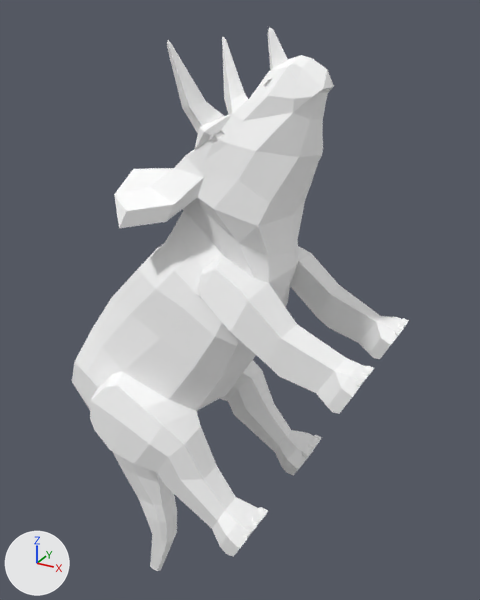
A saved change to the glTF model frontend/assets/models3d/packs/quaternius-fbx/triceratops.glb.
The view is the same before and after, from a 50 mm lens placed at (0.59, -1.64, 1.18), pointed at (-0.37, 0.11, 0.31). The lights are fixed; the arrows at lower left show +X, +Y and +Z. The picture after the commit comes second. Where no turn or scale is listed for an object, it has been applied to the vertices.

Objects in the first picture: 'Triceratops'.
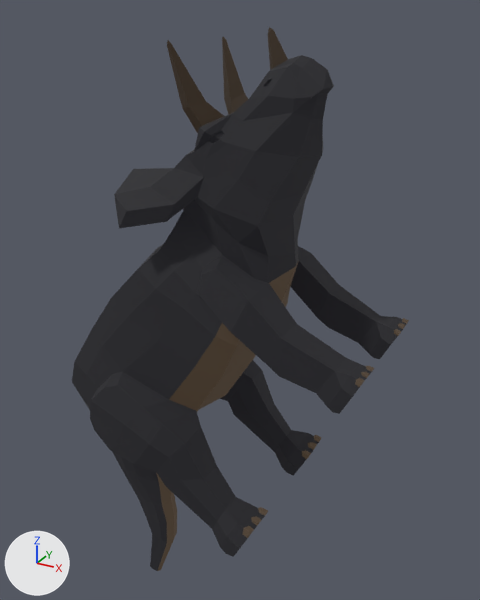
What differs and where, as boxes [x1, y1, x2, y2] in the pictures (480 x 600 px):
'Triceratops', recoloured, surface changed (white to black): [72, 27, 409, 571] in both

The change, as a diff of the scene's bpy script:
```diff
--- a/frontend/assets/models3d/packs/quaternius-fbx/triceratops.glb.py
+++ b/frontend/assets/models3d/packs/quaternius-fbx/triceratops.glb.py
@@ mat_material_0 @@
 mat_material_0 = principled_material('Material_0')
-mat_material_0.base_color = (1.0, 1.0, 1.0)  # white #ffffff
+mat_material_0.base_color = (0.0376, 0.0246, 0.0144)  # brown #372b20
 mat_material_0.roughness = 0.85
+mat_material_0.emission_strength = 1.0
@@ mat_material_1 @@
 mat_material_1 = principled_material('Material_1')
-mat_material_1.base_color = (1.0, 1.0, 1.0)  # white #ffffff
+mat_material_1.base_color = (0.00631, 0.00621, 0.00814)  # black #131216
 mat_material_1.roughness = 0.85
+mat_material_1.emission_strength = 1.0
+mat_material_1.emission_color = (0.00631, 0.00621, 0.00814)  # black #131216
@@ mat_material_2 @@
 mat_material_2 = principled_material('Material_2')
-mat_material_2.base_color = (1.0, 1.0, 1.0)  # white #ffffff
+mat_material_2.base_color = (0.0159, 0.00939, 0.00441)  # black #22180e
 mat_material_2.roughness = 0.85
+mat_material_2.emission_strength = 1.0
+mat_material_2.emission_color = (0.0159, 0.00939, 0.00441)  # black #22180e
```
